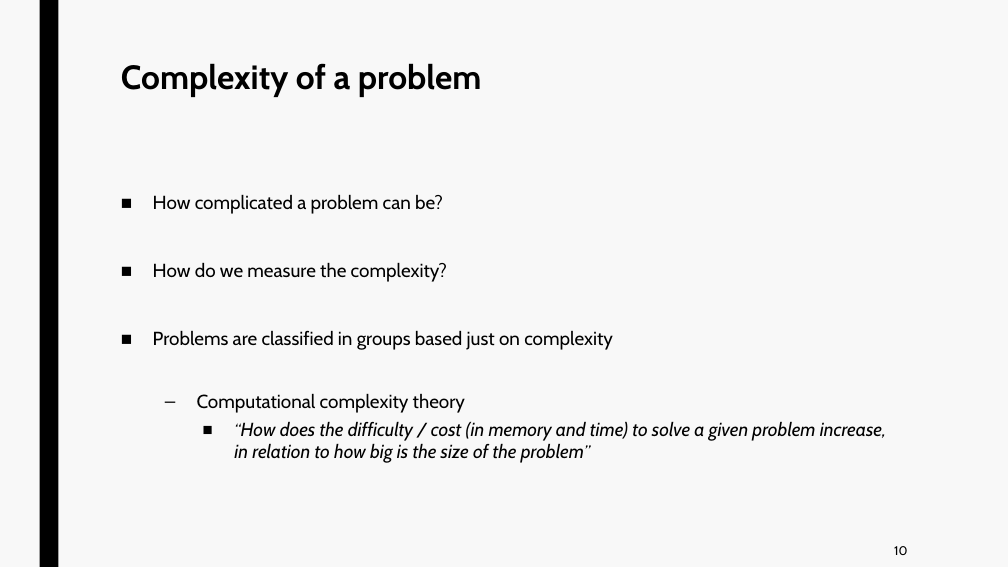
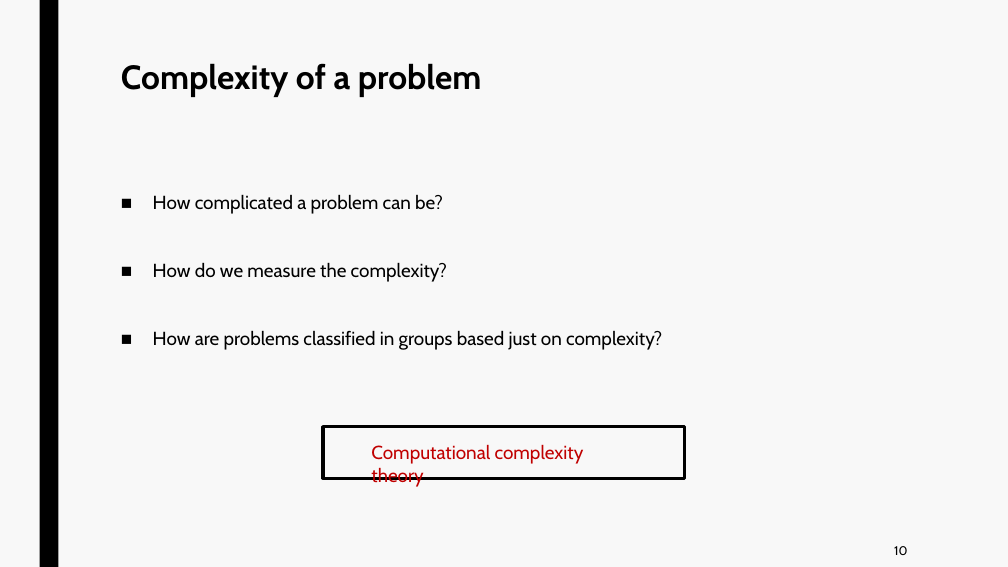
Before and after one commit to jurtasun/presentations, a slide deck: slide 9 of 202306_LMS_Complexity/230619_LMS_Complexity.ppt. Drawn at 1008x567 pixels with LibreOffice and Linux fonts; fonts in the diff are those of the drawing. Boxes give left, top, right and bottom in pixels: in the first picture for what was removed or moved away, otherwise in the second. Text is boxed around its words. In the diff, an @@ line names an element or a change of style, - is before the commit and + after.

```diff
--- a/202306_LMS_Complexity/230619_LMS_Complexity.ppt
+++ b/202306_LMS_Complexity/230619_LMS_Complexity.ppt
@@ text at (153, 330, 662, 350): text changed; italic off @@
-■ Problems are classified in groups based just on complexity
-  – Computational complexity theory
-    ■ “How does the difficulty / cost (in memory and time) to solve a given problem increase, in relation to how big is the size of the problem”
+■ How are problems classified in groups based just on complexity?
@@ rectangle added at (323, 426, 685, 478), outline #000000 3 pt @@
@@ text added at (371, 444, 584, 487), 18 pt, text #C00000 @@
+Computational complexity theory
```
Also in this commit, not shown: 3 other slides changed, 3 other files.
